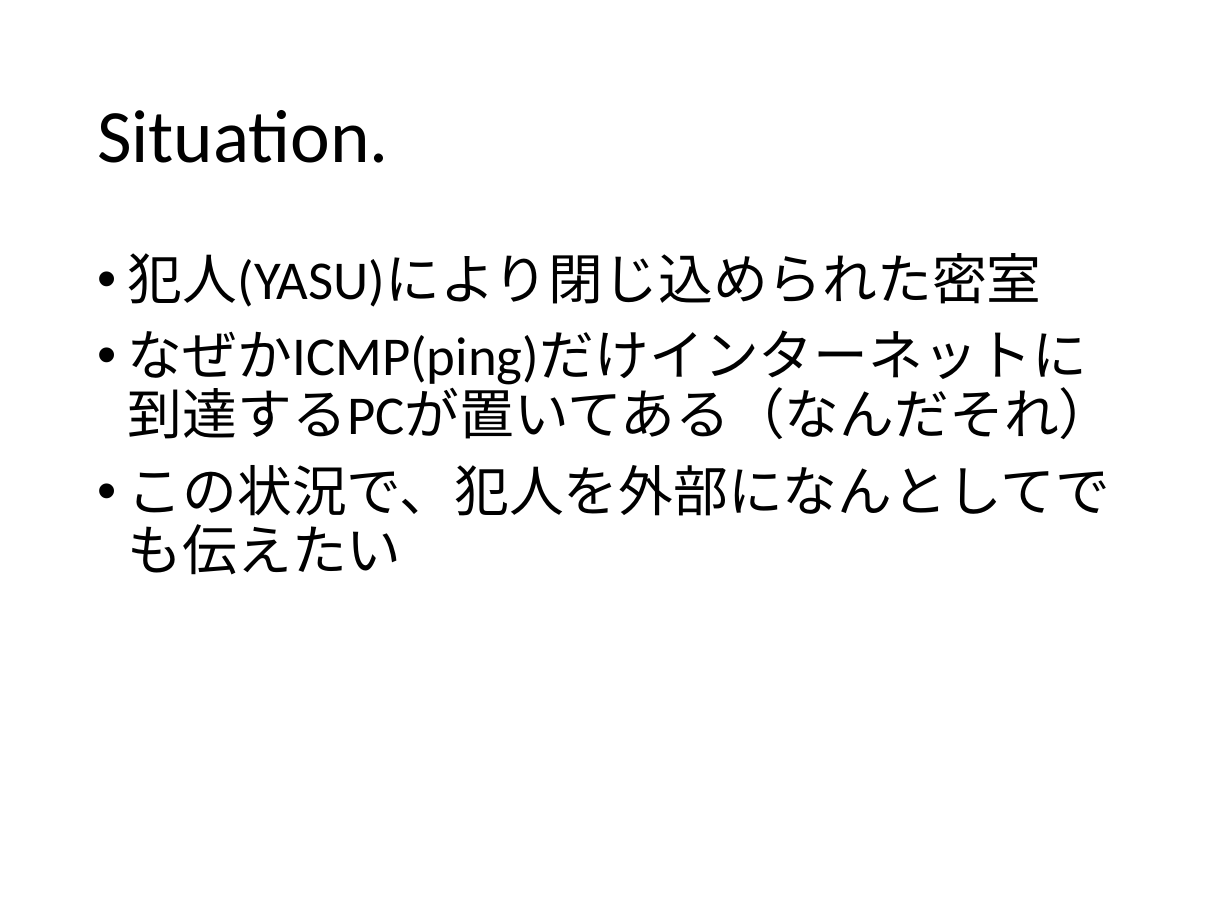
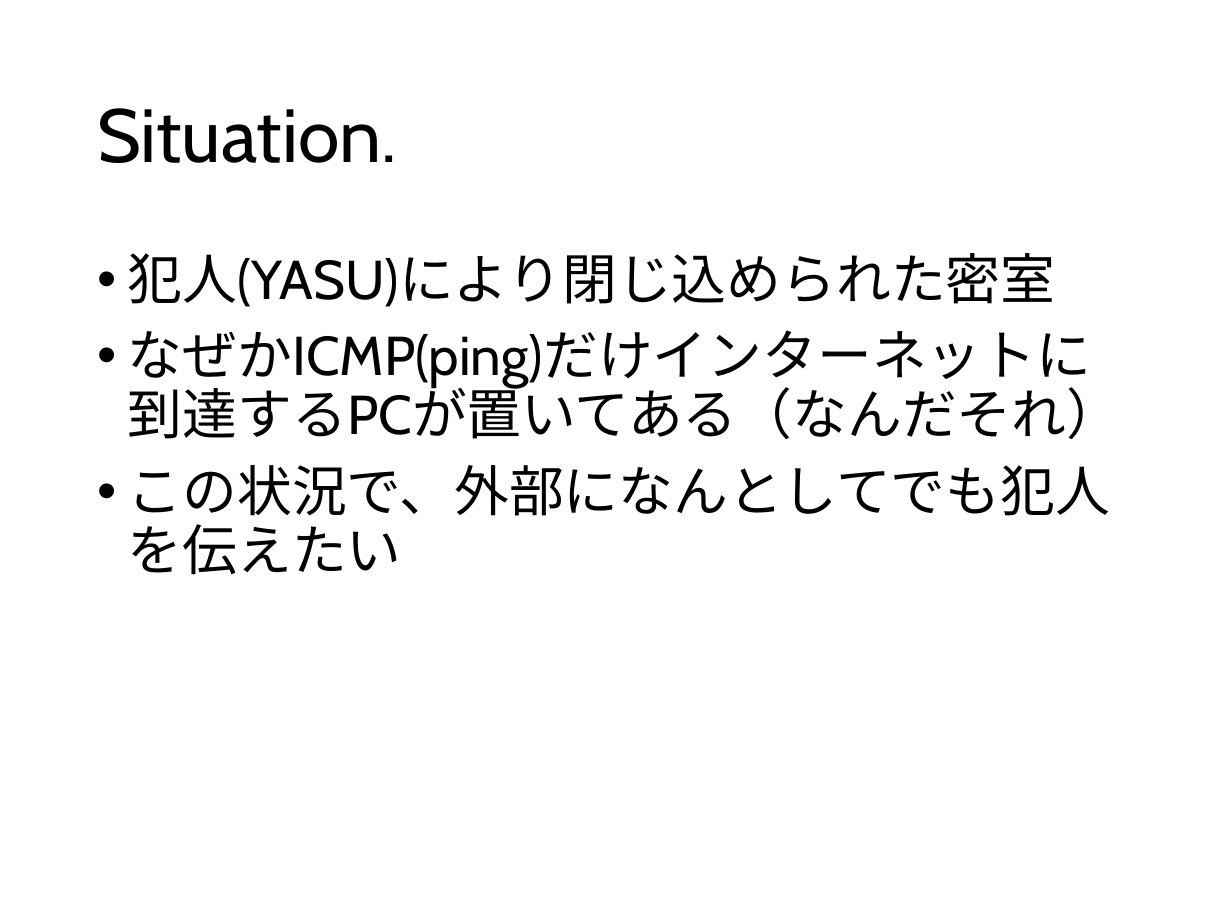
Before and after one commit to ozuma/sumida_sec, a slide deck: slide 17 of 2015-no.2/ppt/00_ozuma.pptx (slide 5 before the commit). Drawn at 1232x924 pixels with LibreOffice and Linux fonts; fonts in the diff are those of the drawing. Boxes give left, top, right and bottom in pixels: in the first picture for what was removed or moved away, otherwise in the second. Text is boxed around its words. In the diff, an @@ line names an element or a change of style, - is before the commit and + after.

```diff
--- a/2015-no.2/ppt/00_ozuma.pptx
+++ b/2015-no.2/ppt/00_ozuma.pptx
@@ title "Situation." at [97,108,397,163]: font Calibri to Cabin @@
@@ text at [128,253,1121,439]: font Calibri to Cabin in "犯人(YASU)により閉じ込められた密室", "なぜかICMP(ping)だけインターネットに到達するPCが置いてある（なんだそれ）" @@
@@ text at [128,465,1110,575]: text changed; font Calibri to Cabin @@
-• この状況で、犯人を外部になんとしてでも伝えたい
+• この状況で、外部になんとしてでも犯人を伝えたい
```
Also in this commit, not shown: 23 other slides changed, 2 slides added, 1 other file.
